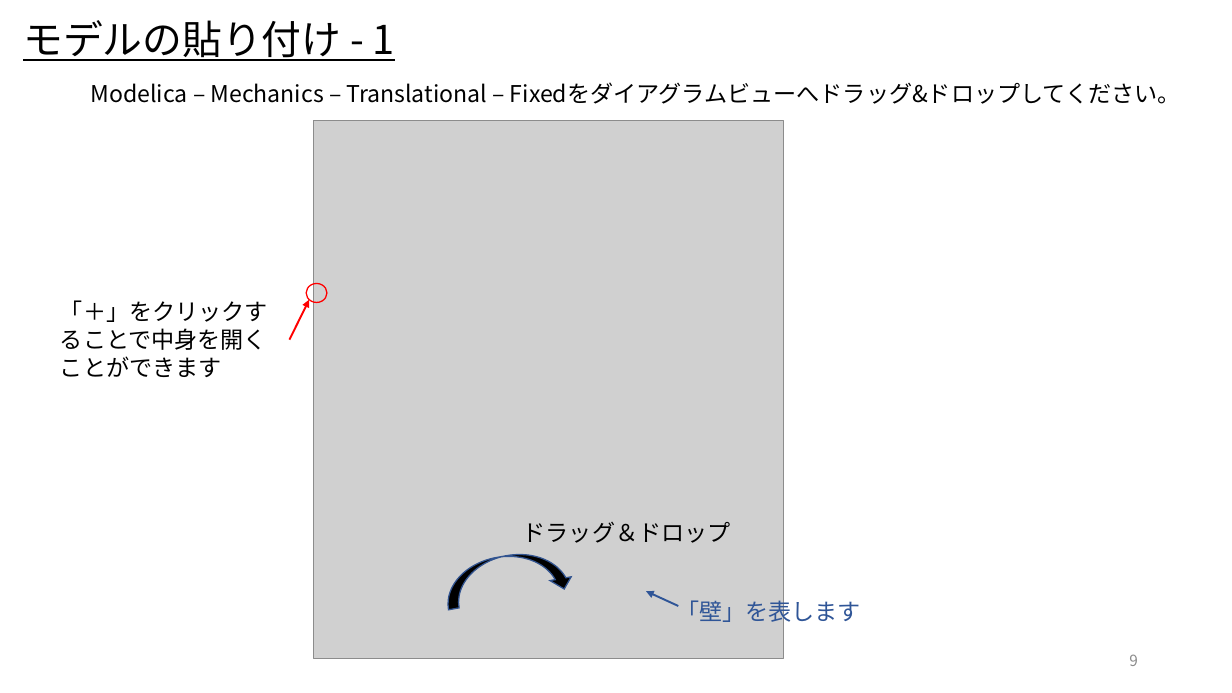
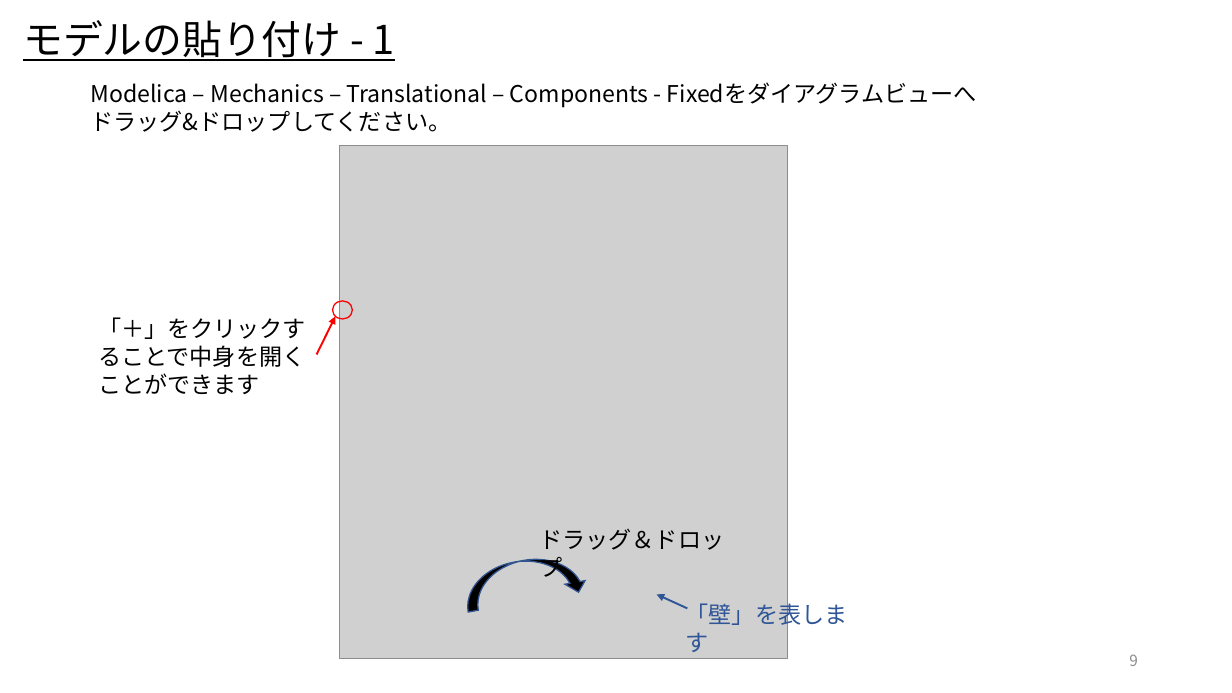
Before and after one commit to UedaShigenori/OpenModelica_Tutorials_Ja, a slide deck: slide 9 of 1_GettingStarted/OpenModelica_Tutorials_1.pptx. Drawn at 1232x693 pixels with LibreOffice and Linux fonts; fonts in the diff are those of the drawing; grey boxes stand for pictures. Boxes give left, top, right and bottom in pixels: in the first picture for what was removed or moved away, otherwise in the second. Text is boxed around its words. In the diff, an @@ line names an element or a change of style, - is before the commit and + after.

```diff
--- a/1_GettingStarted/OpenModelica_Tutorials_1.pptx
+++ b/1_GettingStarted/OpenModelica_Tutorials_1.pptx
@@ text at (x1=91, y1=82, x2=977, y2=132): text changed @@
-Modelica – Mechanics – Translational – Fixedをダイアグラムビューへドラッグ&ドロップしてください。
+Modelica – Mechanics – Translational – Components - Fixedをダイアグラムビューへ
+ドラッグ&ドロップしてください。
@@ picture resized from (x1=313, y1=120, x2=784, y2=658) to (x1=339, y1=145, x2=787, y2=658) @@
@@ text "「＋」をクリックすることで中身を開くことができます" moved from (x1=60, y1=300, x2=268, y2=377) to (x1=98, y1=317, x2=306, y2=394) @@
@@ arrow moved from (289, 340) - (310, 299) to (317, 355) - (335, 316) @@
@@ ellipse moved from (x1=306, y1=284, x2=327, y2=303) to (x1=333, y1=301, x2=352, y2=320) @@
@@ text "ドラッグ＆ドロップ" rewrapped from (x1=523, y1=522, x2=731, y2=543) to (x1=539, y1=529, x2=724, y2=577) @@
@@ curved down arrow resized from (x1=441, y1=545, x2=575, y2=611) to (x1=461, y1=551, x2=589, y2=612) @@
@@ arrow moved from (678, 606) - (646, 592) to (688, 608) - (657, 594) @@
@@ text "「壁」を表します" rewrapped from (x1=676, y1=597, x2=861, y2=626) to (x1=686, y1=600, x2=848, y2=652) @@
```
Also in this commit, not shown: 1 other slide changed, 6 other files.
